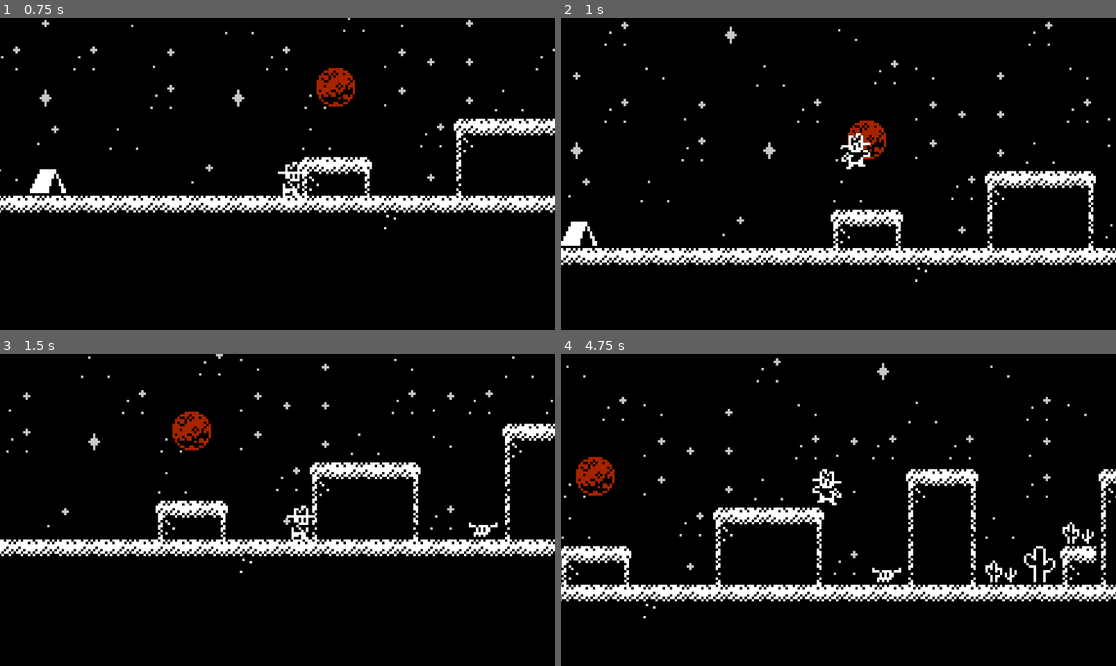
Above: before the commit, frames 1-4 (two rows, left to right).
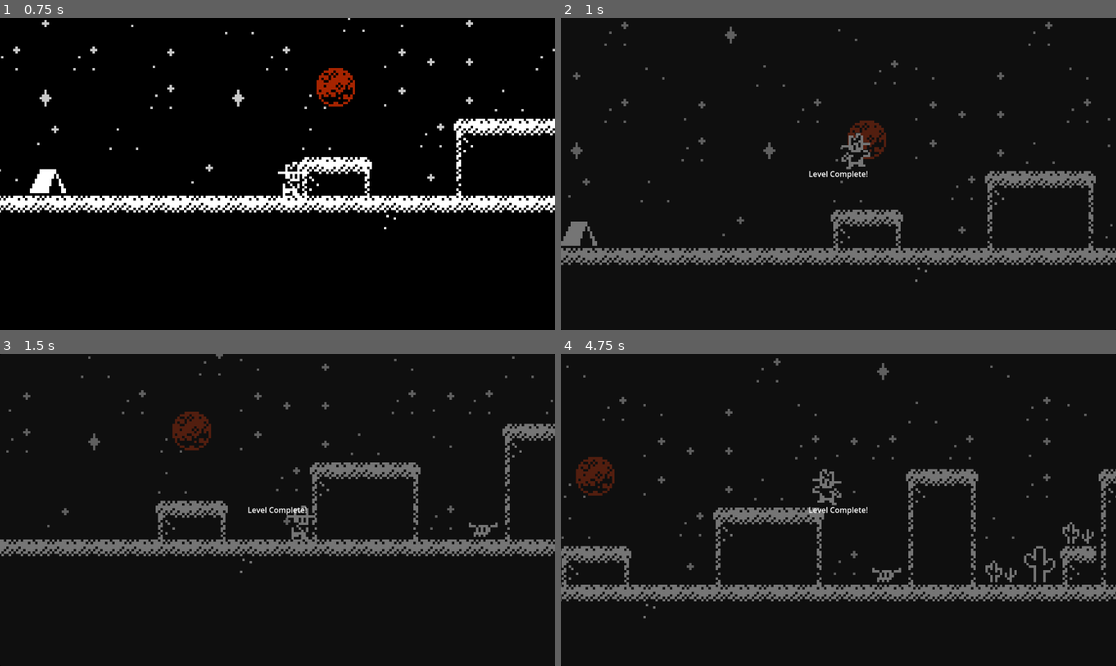
Above: after the commit, the same moments.

Repository: Tortiz-CSUF/western-noir-platformer
Game: Godot game, scene res://Sample_Scene.tscn
Two runs of this game, one before a commit and one after it. Both use one fixed random seed, a clock stepped at 60 frames per second and the inputs below.
Inputs:
- Up to frame 1 (0.75 s): hold D (move_right) from 0.53 s (still down)
- Up to frame 2 (1 s): keep holding D (move_right); tap Space (jump) at 0.77 s
- Up to frame 3 (1.5 s): keep holding D (move_right)
- Up to frame 4 (4.75 s): tap Space (jump) at 1.52, 3.02, 3.77, 4.52 s; release D (move_right) at 2.03 s; hold A (move_left) 2.03-2.78 s; hold D (move_right) 2.78-4.28 s; hold A (move_left) from 4.28 s (still down)

Frame 1 is identical in both runs. In frame 2, 7.4% of the frame differs, in the area x 0-100%, y 1-85%; in frame 3, 7.7%; in frame 4, 9.2%.

Commit message:
Update to moon_goal script
- Refactored moon_goal script to properly assign Player node. Previously had path issue.

- Tested refactored script. Now displays Ui message.

*Need to add movement freeze to player_movement script

Diff:
--- a/Sample_Scene.tscn
+++ b/Sample_Scene.tscn
@@ -299,7 +299,7 @@
 position = Vector2(176, 579)
 script = ExtResource("3_l2alr")
 UI_PATH = NodePath("../ClearanceUI")
-PLAYER_GROUP = "player"
+PLAYER_PATH = NodePath("../Player")
 
 [node name="Sprite2D" type="Sprite2D" parent="MoonGoal"]
 texture = ExtResource("1_cnyu5")
--- a/moon_goal.gd
+++ b/moon_goal.gd
@@ -2,25 +2,31 @@
 
 @export_multiline var CLEARANCE_MESSAGE : String = "Level Complete!"
 @export var UI_PATH: NodePath
-@export var PLAYER_GROUP: String = "Player"
+@export var PLAYER_PATH: NodePath
 
 var triggered := false
+var player: Node
 
 func _ready() -> void:
 	body_entered.connect(_on_body_entered)
 
+	player = get_node_or_null(PLAYER_PATH)
+	if player == null:
+		push_warning('MoonGoal: PLAYER_PATH not set or invalid...')
 
 func _on_body_entered(body: Node) -> void:
 	if triggered:
 		return
-	if not body.is_in_group(PLAYER_GROUP):
+	if body != player:
 		return
 
+	triggered = true
+
 	# Stop player movement to dislay UI
-	if body.has_method("freeze"):
-		body.freeze()
+	if player.has_method("freeze"):
+		player.freeze()
 
 	# Display Clearance UI
 	var ui := get_node_or_null(UI_PATH)
-	if ui != null:
+	if ui != null and ui.has_method("show_message"):
 		ui.show_message(CLEARANCE_MESSAGE)
